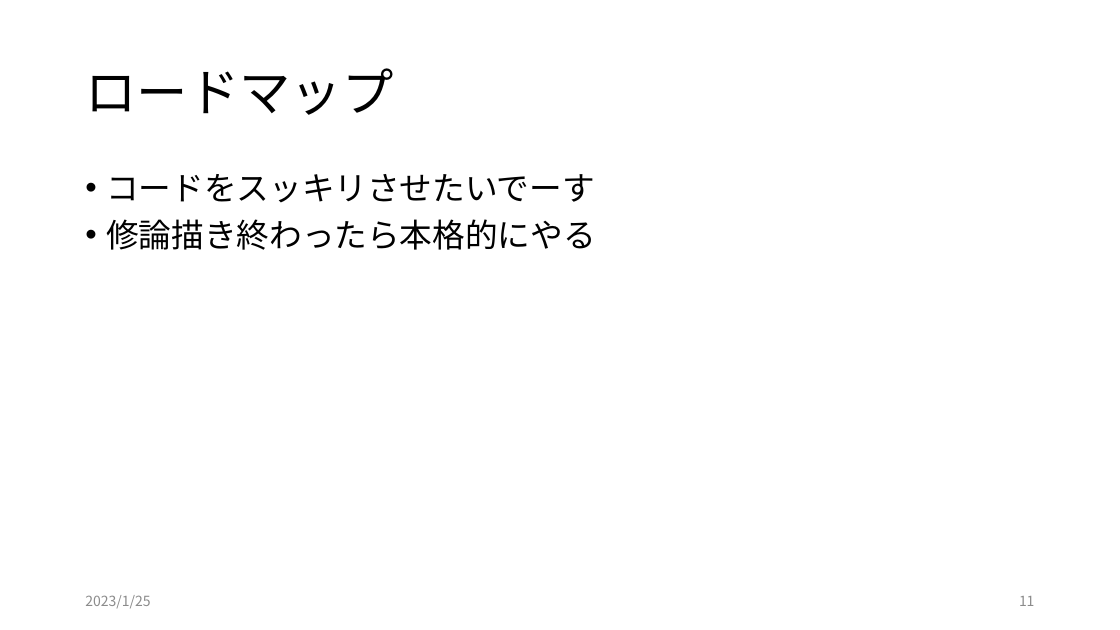
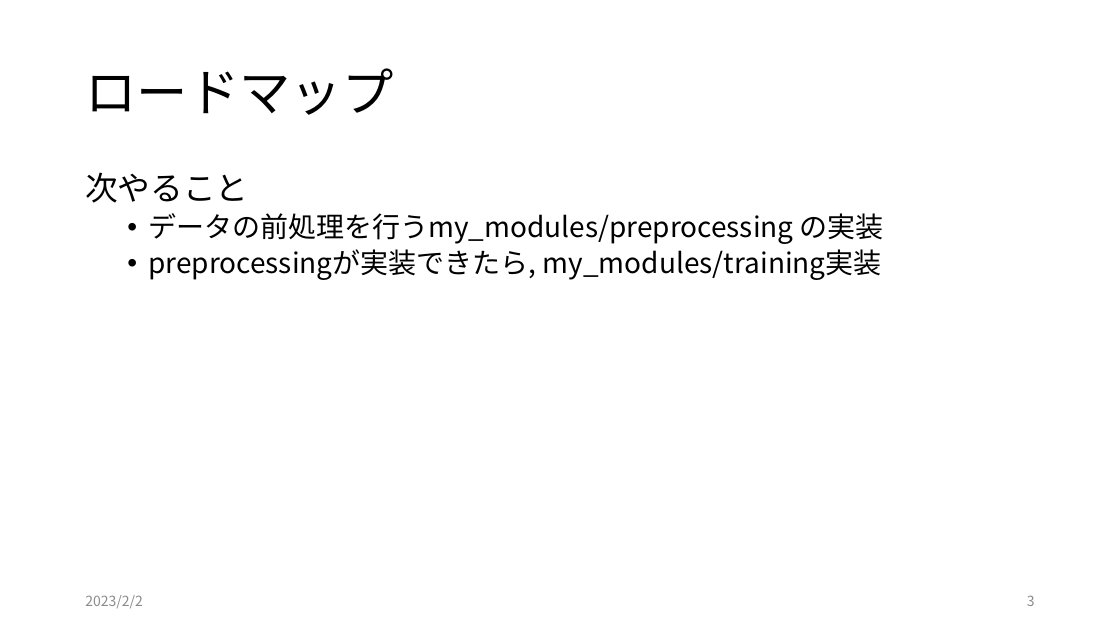
Before and after one commit to yodarjeering/horse_tmp, a slide deck: slide 3 of readme.pptx (slide 11 before the commit). Drawn at 1120x630 pixels with LibreOffice and Linux fonts; fonts in the diff are those of the drawing. Boxes give left, top, right and bottom in pixels: in the first picture for what was removed or moved away, otherwise in the second. Text is boxed around its words. In the diff, an @@ line names an element or a change of style, - is before the commit and + after.

```diff
--- a/readme.pptx
+++ b/readme.pptx
@@ text at box(85, 172, 884, 280): text changed; size 28 to 24 pt @@
-• コードをスッキリさせたいでーす
-• 修論描き終わったら本格的にやる
+次やること
+  • データの前処理を行うmy_modules/preprocessing の実装
+  • preprocessingが実装できたら, my_modules/training実装
@@ text at box(85, 595, 143, 608): text changed @@
-2023/1/25
+2023/2/2
@@ page number at box(1027, 595, 1035, 606): text changed @@
-11
+3
```
Also in this commit, not shown: 9 other slides changed, 10 other files.
